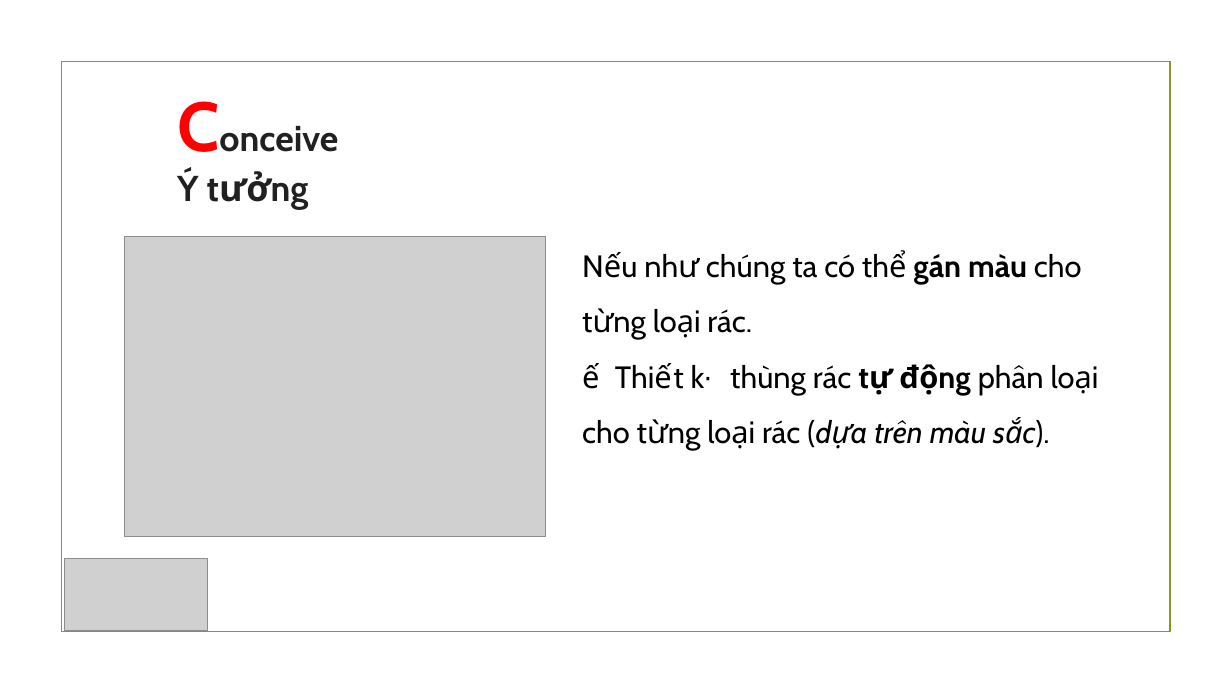
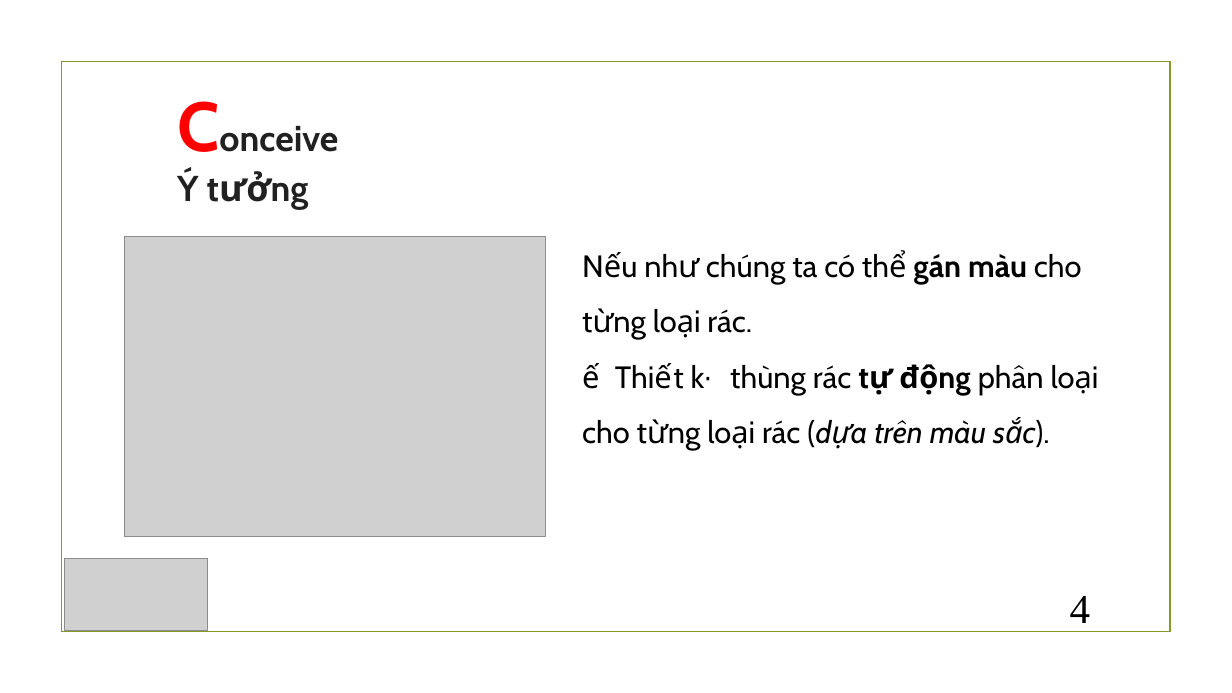
Before and after one commit to thinnguyen625/Project_lego, a slide deck: slide 4 of Presentation.pptx. Drawn at 1232x693 pixels with LibreOffice and Linux fonts; fonts in the diff are those of the drawing; grey boxes stand for pictures; background and template pictures are left out. Boxes give left, top, right and bottom in pixels: in the first picture for what was removed or moved away, otherwise in the second. Text is boxed around its words. In the diff, an @@ line names an element or a change of style, - is before the commit and + after.

```diff
--- a/Presentation.pptx
+++ b/Presentation.pptx
@@ page number added at [1070,596,1091,623], 32 pt, text #000000 @@
+4
```
Also in this commit, not shown: 14 other slides changed, 2 slides added, 1 other file.
